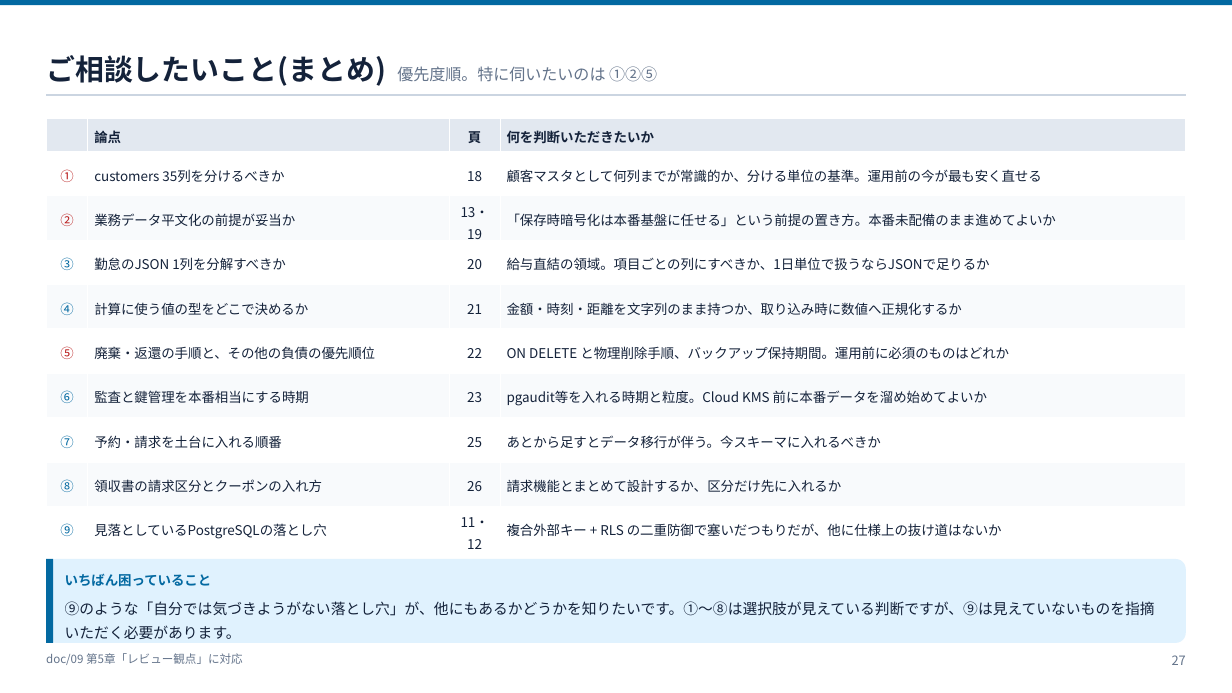
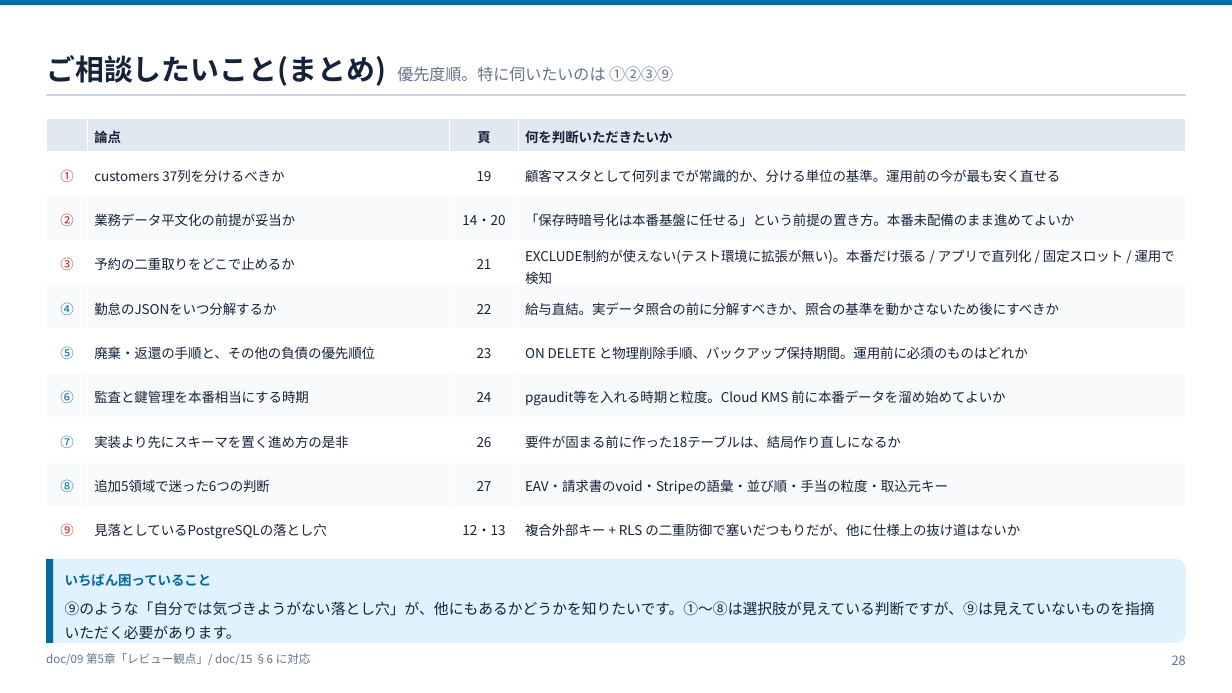
Before and after one commit to ohru131/katahimo-app, a slide deck: slide 28 of doc/12_データベース構造レビュー資料.pptx (slide 27 before the commit). Drawn at 1232x693 pixels with LibreOffice and Linux fonts; fonts in the diff are those of the drawing. Boxes give left, top, right and bottom in pixels: in the first picture for what was removed or moved away, otherwise in the second. Text is boxed around its words. In the diff, an @@ line names an element or a change of style, - is before the commit and + after.

```diff
--- a/doc/12_データベース構造レビュー資料.pptx
+++ b/doc/12_データベース構造レビュー資料.pptx
@@ text at (46,55,673,86): text changed @@
-ご相談したいこと(まとめ) 優先度順。特に伺いたいのは ①②⑤
+ご相談したいこと(まとめ) 優先度順。特に伺いたいのは ①②③⑨
@@ table at (46,118,1186,547) @@
-row 2, column 2: customers 35列を分けるべきか
+row 2, column 2: customers 37列を分けるべきか
-row 2, column 3: 18
+row 2, column 3: 19
-row 3, column 3: 13・19
+row 3, column 3: 14・20
-row 4: ③ | 勤怠のJSON 1列を分解すべきか | 20 | 給与直結の領域。項目ごとの列にすべきか、1日単位で扱うならJSONで足りるか
+row 4: ③ | 予約の二重取りをどこで止めるか | 21 | EXCLUDE制約が使えない(テスト環境に拡張が無い)。本番だけ張る / アプリで直列化 / 固定スロット / 運用で検知
-row 5: ④ | 計算に使う値の型をどこで決めるか | 21 | 金額・時刻・距離を文字列のまま持つか、取り込み時に数値へ正規化するか
+row 5: ④ | 勤怠のJSONをいつ分解するか | 22 | 給与直結。実データ照合の前に分解すべきか、照合の基準を動かさないため後にすべきか
-row 6, column 3: 22
+row 6, column 3: 23
-row 7, column 3: 23
+row 7, column 3: 24
-row 8: ⑦ | 予約・請求を土台に入れる順番 | 25 | あとから足すとデータ移行が伴う。今スキーマに入れるべきか
+row 8: ⑦ | 実装より先にスキーマを置く進め方の是非 | 26 | 要件が固まる前に作った18テーブルは、結局作り直しになるか
-row 9: ⑧ | 領収書の請求区分とクーポンの入れ方 | 26 | 請求機能とまとめて設計するか、区分だけ先に入れるか
+row 9: ⑧ | 追加5領域で迷った6つの判断 | 27 | EAV・請求書のvoid・Stripeの語彙・並び順・手当の粒度・取込元キー
-row 10, column 3: 11・12
+row 10, column 3: 12・13
@@ text colour #0369A1 to #B91C1C in "③", "⑨" @@
@@ text colour #B91C1C to #0369A1 in "⑤" @@
@@ text at (46,653,311,665): text changed @@
-doc/09 第5章「レビュー観点」に対応
+doc/09 第5章「レビュー観点」/ doc/15 §6 に対応
@@ text at (1172,655,1186,665): text changed @@
-27
+28
```
Also in this commit, not shown: 21 other slides changed, 5 slides added, 4 slides removed, 5 other files.
